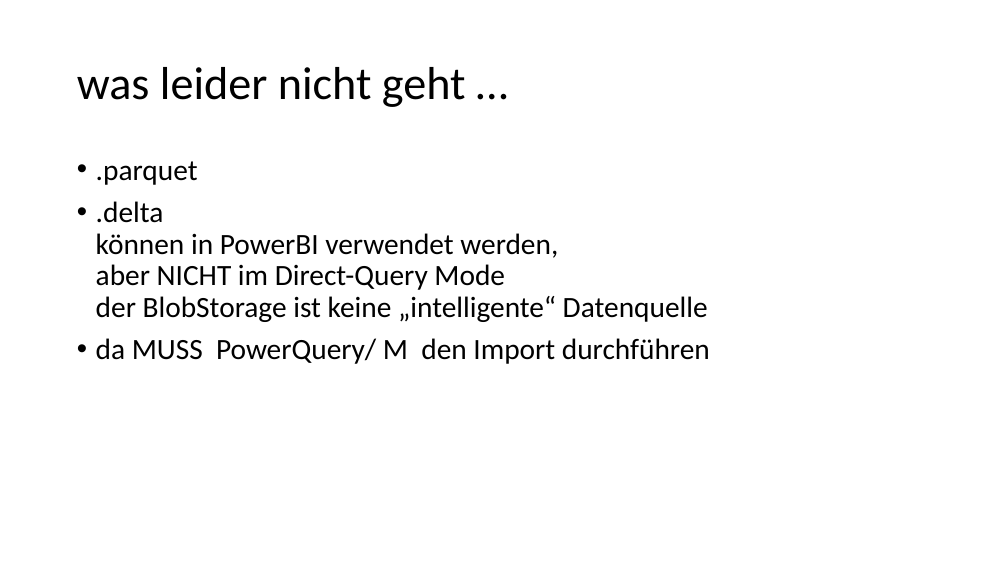
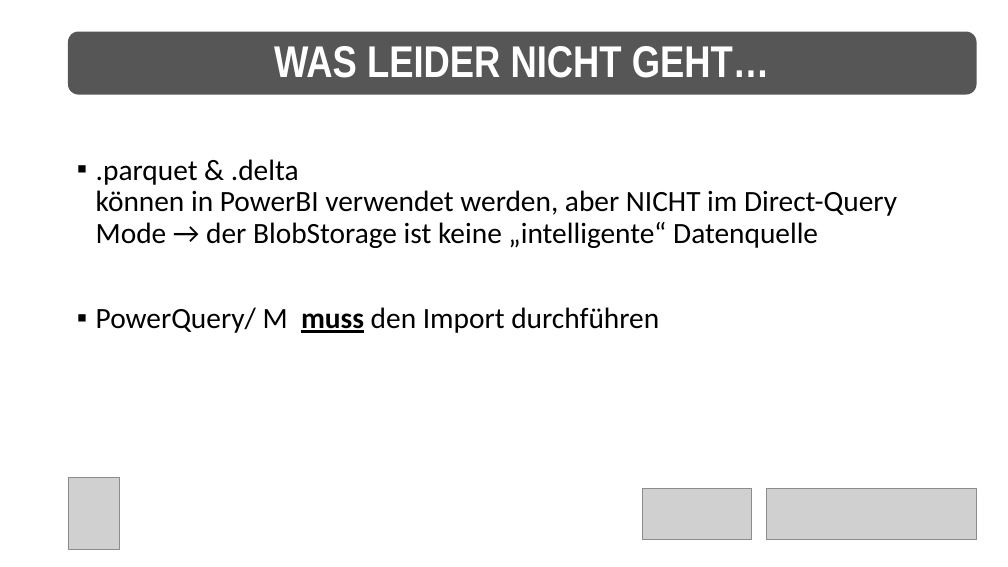
Before and after one commit to net-CDE/presentations, a slide deck: slide 17 of SQLKonferenz2023/mainContent_jul2023.pptx (slide 13 before the commit). Drawn at 1008x567 pixels with LibreOffice and Linux fonts; fonts in the diff are those of the drawing; grey boxes stand for pictures. Boxes give left, top, right and bottom in pixels: in the first picture for what was removed or moved away, otherwise in the second. Text is boxed around its words. In the diff, an @@ line names an element or a change of style, - is before the commit and + after.

```diff
--- a/SQLKonferenz2023/mainContent_jul2023.pptx
+++ b/SQLKonferenz2023/mainContent_jul2023.pptx
@@ rounded rectangle "WAS LEIDER NICHT GEHT…" resized from (x1=77, y1=67, x2=466, y2=107) to (x1=68, y1=32, x2=977, y2=95) @@
@@ rounded rectangle "WAS LEIDER NICHT GEHT…" at (x1=68, y1=32, x2=977, y2=95): fill none to #565656 @@
@@ text in rounded rectangle at (x1=274, y1=46, x2=769, y2=78): text changed; size 44 to 42.3 pt; font Calibri to Arial Narrow; text colour #000000 to #FFFFFF; bold on @@
-was leider nicht geht …
+WAS LEIDER NICHT GEHT…
@@ text at (x1=96, y1=159, x2=897, y2=333): text changed @@
-• .parquet
-• .delta
-  können in PowerBI verwendet werden,
-  aber NICHT im Direct-Query Mode
-  der BlobStorage ist keine „intelligente“ Datenquelle
-• da MUSS PowerQuery/ M den Import durchführen
+▪ .parquet & .delta
+  können in PowerBI verwendet werden, aber NICHT im Direct-Query Mode → der BlobStorage ist keine „intelligente“ Datenquelle
+▪ PowerQuery/ M muss den Import durchführen
@@ picture added at (x1=68, y1=478, x2=119, y2=550) @@
@@ picture added at (x1=642, y1=488, x2=752, y2=540) @@
@@ picture added at (x1=767, y1=488, x2=977, y2=539) @@
```
Also in this commit, not shown: 12 other slides changed, 12 slides added, 7 slides removed, 3 other files.
